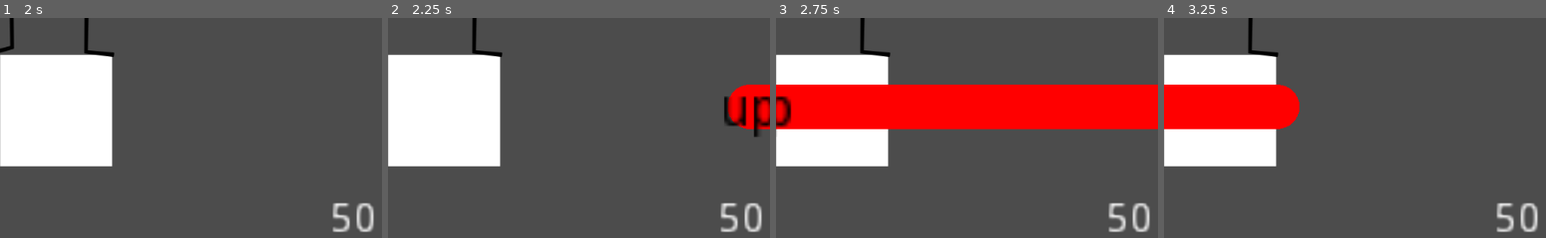
Above: before the commit, frames 1-4 (left to right).
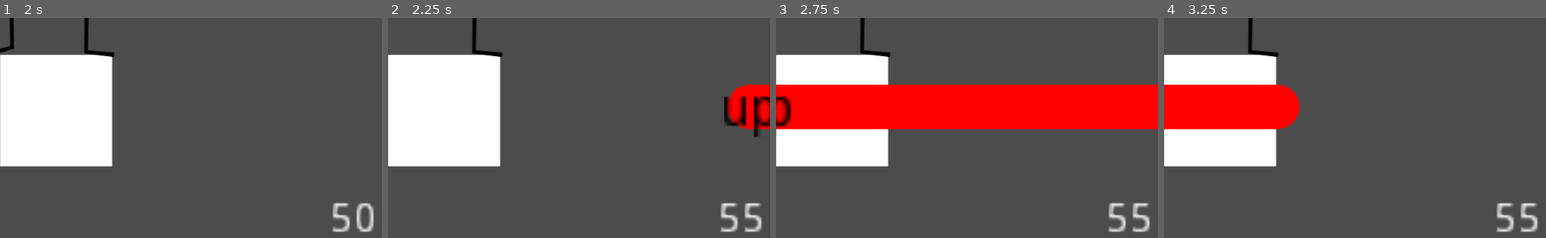
Above: after the commit, the same moments.

Repository: doctor-g/LD52
Game: Godot game, scene res://Game/Game.tscn
The game is run twice, just before and just after one commit, with the same random seed, the same clock (stepped at 60 frames per second) and the same inputs. Sound files missing from this copy of the repository are replaced by a short silence.
Inputs:
- Up to frame 1 (2 s): tap Enter at 0.5 s; hold Up (ui_up) from 0.53 s (still down); tap Space at 1.25 s
- Up to frame 2 (2.25 s): release Up (ui_up) at 2.03 s; hold Left (ui_left) from 2.03 s (still down)
- Up to frame 3 (2.75 s): keep holding Left (ui_left)
- Up to frame 4 (3.25 s): keep holding Left (ui_left)
The pictures show only the part of the screen within x 4-54%, y 50-100%; the shares and areas given below are measured in that part.

Frame 1 is identical in both runs. In frame 2, 0.3% of the frame differs, in the area x 93-98%, y 83-98%; in frame 3, 0.3%; in frame 4, 0.3%.

Commit message:
Grant points for extra jigs while holding a move

Diff:
--- a/project/Song/HoldTarget.gd
+++ b/project/Song/HoldTarget.gd
@@ -2,17 +2,33 @@
 class_name HoldTarget
 
 enum State { PENDING, STARTED, SUCCEEDED, FAILED  }
+
+enum OtherActionState { STARTED, FINISHED }
 
 # Points for starting at the right time
 export var start_points := 50
 # Points for ending at the right time
 export var end_points := 50
 
+# Points earned for pressing a separate action the first time
+export var novel_other_action_points := 5
+
+# Points earned for pressing a separate action subsequent times
+export var repeat_other_action_points := 1
+
 var action : String
 var start_time : float
 var end_time : float
 
 var _state = State.PENDING
+
+# The array of _other_ actions that are possible for points
+var _other_actions := ["ui_up", "ui_down", "ui_left", "ui_right"]
+
+# If there is no value for a key, it has not been used.
+# If the value is STARTED, it's pressed.
+# If it's FINISHED, it's completed.
+var _other_action_states = {}
 
 export var radius := 30
 
@@ -21,6 +37,9 @@
 	assert(end_time!=0)
 
 	$Label.text = action.substr(3) # Kludge for "ui_" labels
+
+	# Remove this action so that the other actions list is accurate.
+	_other_actions.remove(_other_actions.find(action))
 
 
 func _process(_delta):
@@ -43,6 +62,22 @@
 		elif Globals.elapsed_audio > Globals.tolerance + end_time:
 			# Missed the release
 			_set_state(State.FAILED)
+
+		# Check the other actions
+		for other in _other_actions:
+			if Input.is_action_just_pressed(other):
+				# Only earn max points if this is the first use
+				if not other in _other_action_states:
+					Globals.score += novel_other_action_points
+				else:
+					Globals.score += repeat_other_action_points
+				_other_action_states[other] = OtherActionState.STARTED
+
+			elif Input.is_action_just_released(other) \
+				and _other_action_states[other]==OtherActionState.STARTED:
+				_other_action_states[other] = OtherActionState.FINISHED
+
+
 
 
 func _in_tolerance(time:float)->bool:
